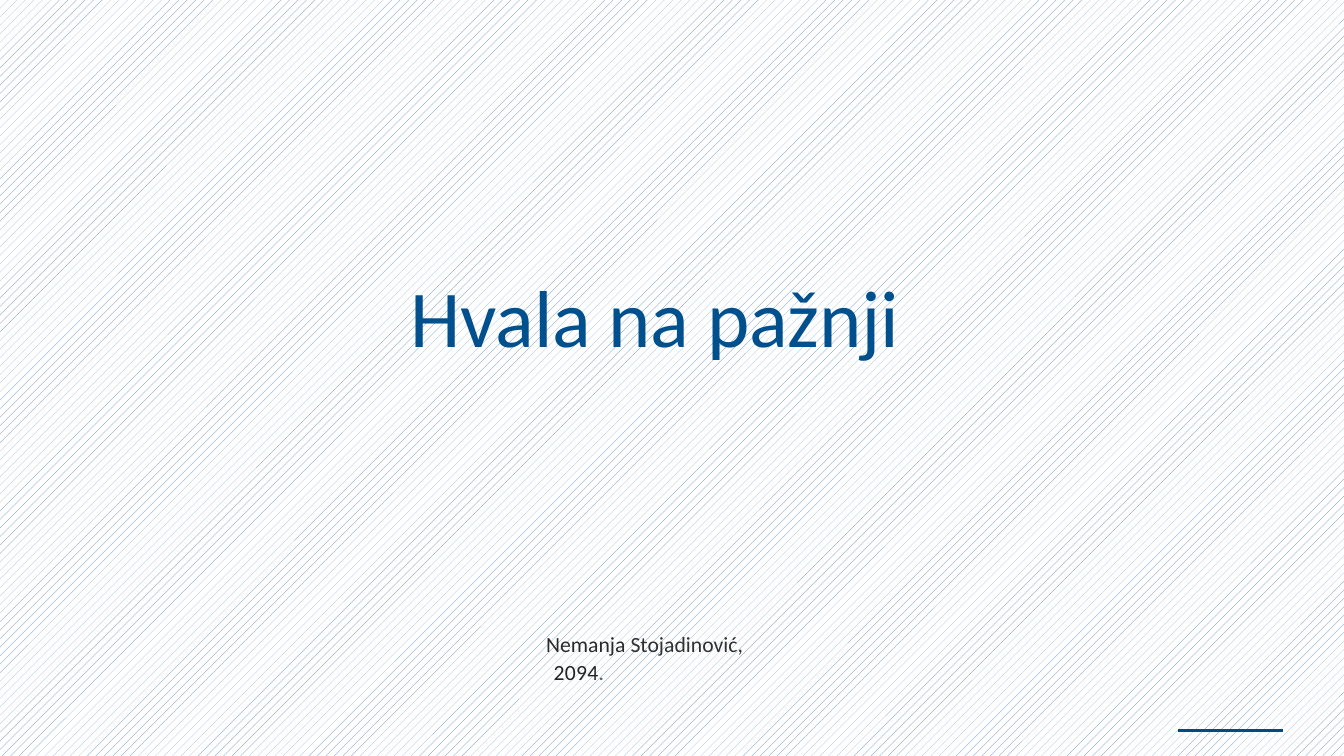
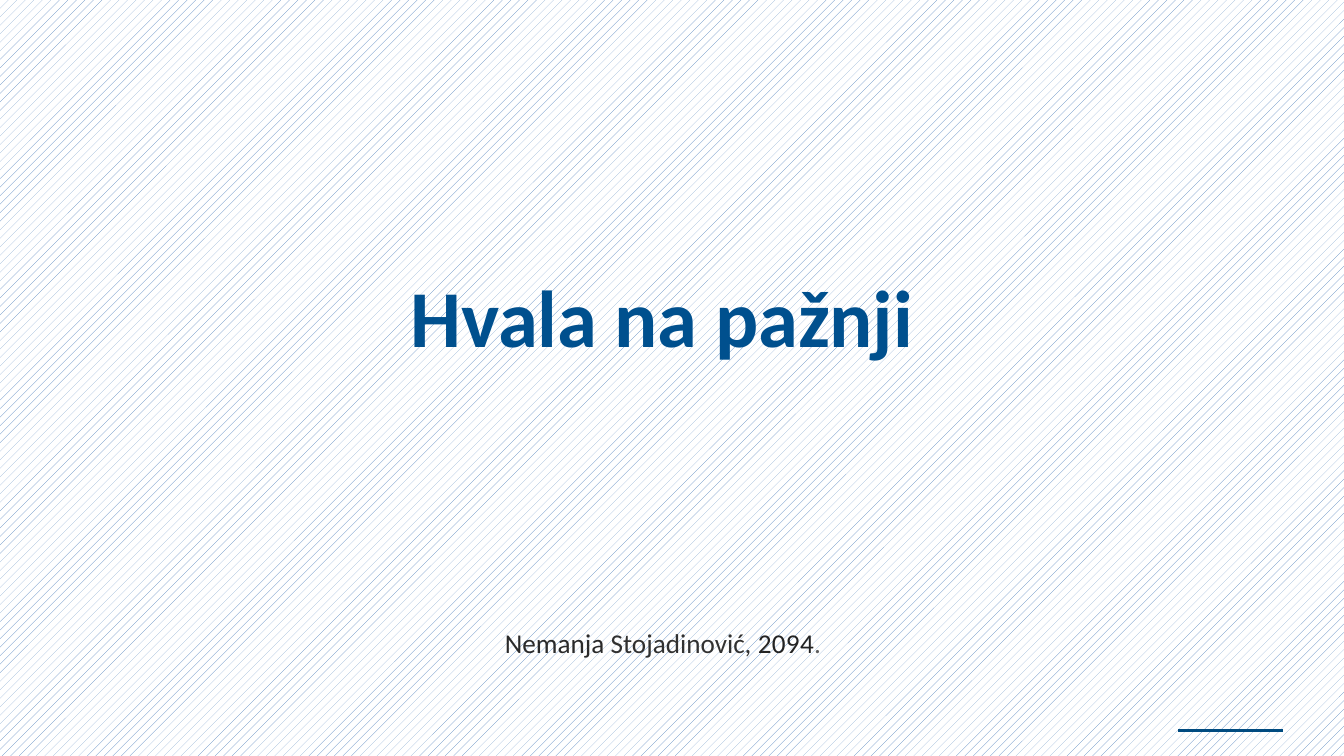
Before and after one commit to NemanjaCyber/SZUBP, a slide deck: slide 16 of P1/Index-Only i Bitmap Index Scan u PostgreSQL.pptx. Drawn at 1344x756 pixels with LibreOffice and Linux fonts; fonts in the diff are those of the drawing. Boxes give left, top, right and bottom in pixels: in the first picture for what was removed or moved away, otherwise in the second. Text is boxed around its words. In the diff, an @@ line names an element or a change of style, - is before the commit and + after.

```diff
--- a/P1/Index-Only i Bitmap Index Scan u PostgreSQL.pptx
+++ b/P1/Index-Only i Bitmap Index Scan u PostgreSQL.pptx
@@ title "Hvala na pažnji" at (411, 280, 913, 366): bold on @@
@@ text "Nemanja Stojadinović, 2094.": place and size @@
-text "Nemanja Stojadinović, 2094." at (546, 634, 743, 686)
+text "Nemanja Stojadinović, 2094." at (505, 631, 821, 660)
@@ text "Nemanja Stojadinović, 2094." at (505, 631, 821, 660): size 25.5 to 32 pt @@
```
Also in this commit, not shown: 6 other slides changed, 1 slide added, 1 slide removed, 1 other file.
